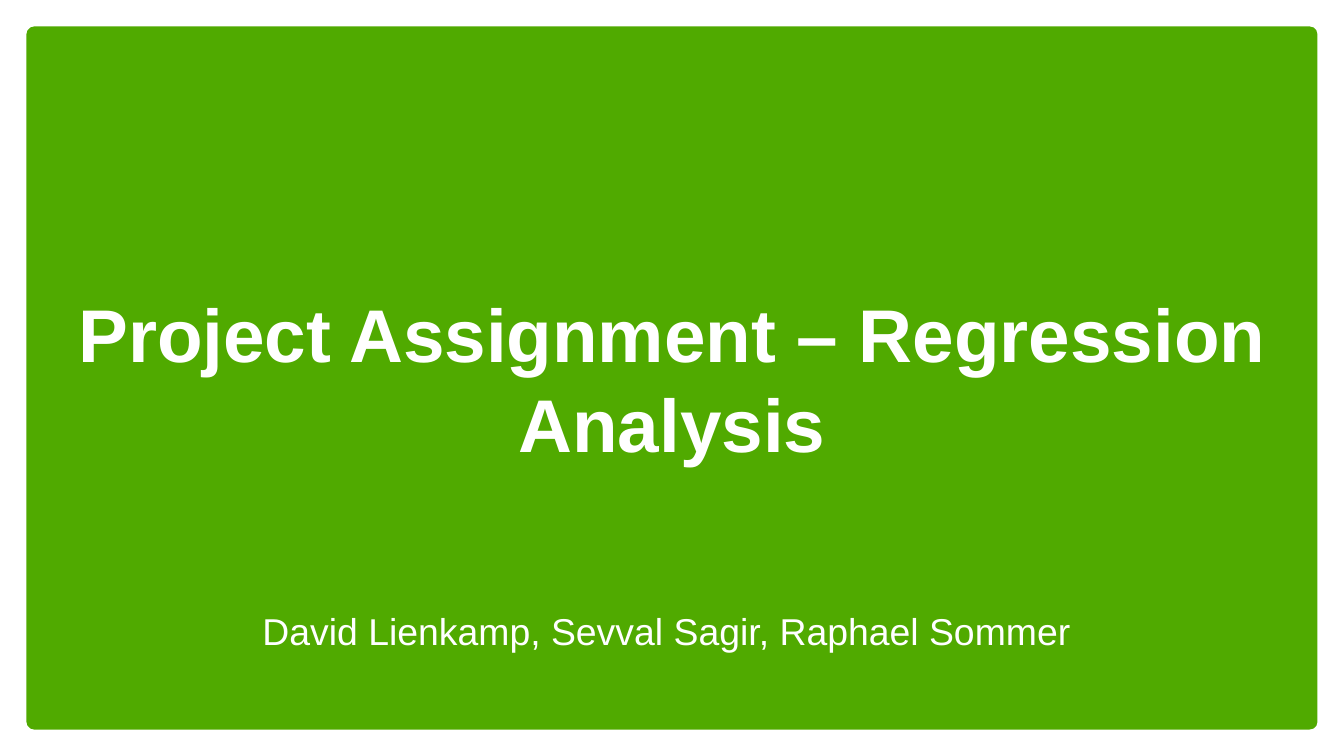
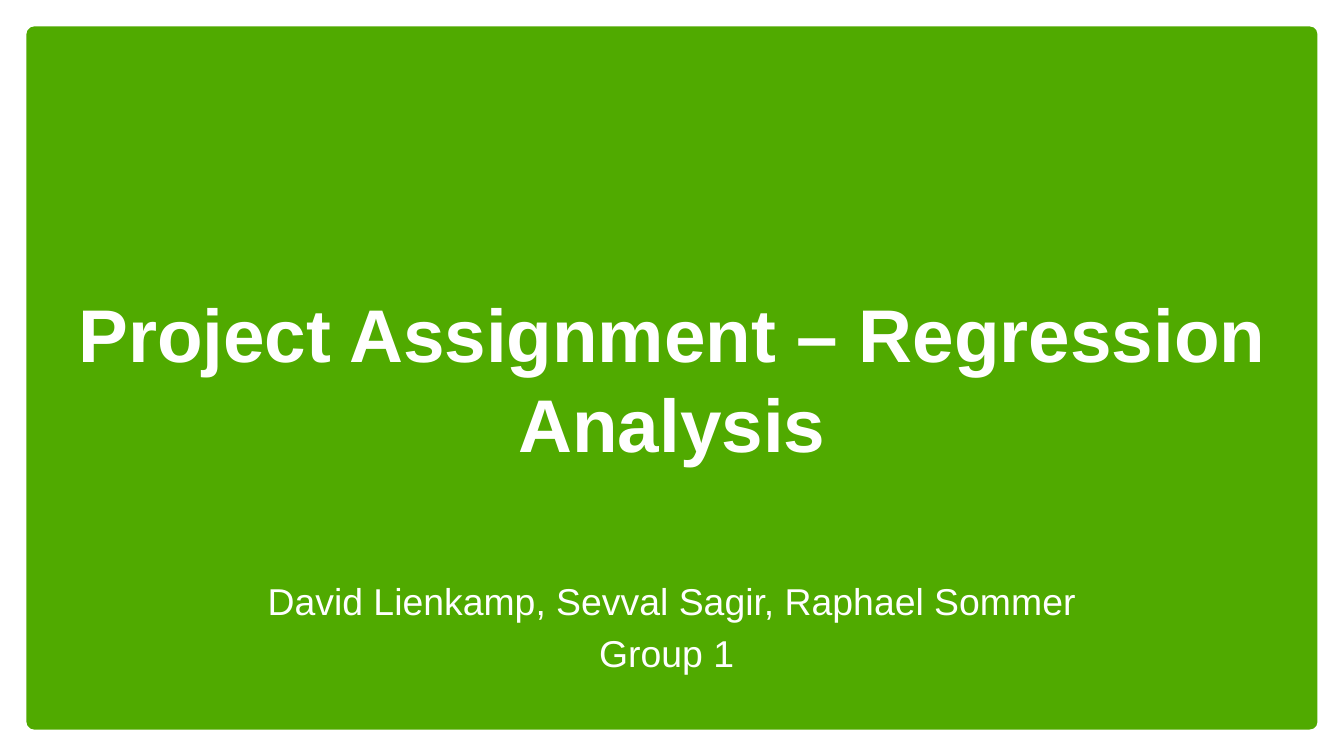
Before and after one commit to sevvalsagir/MA213B-Seminar-2, a slide deck: slide 1 of Project Assignment - Regression Analysis.pptx. Drawn at 1344x756 pixels with LibreOffice and Linux fonts; fonts in the diff are those of the drawing; background and template pictures are left out. Boxes give left, top, right and bottom in pixels: in the first picture for what was removed or moved away, otherwise in the second. Text is boxed around its words. In the diff, an @@ line names an element or a change of style, - is before the commit and + after.

```diff
--- a/Project Assignment - Regression Analysis.pptx
+++ b/Project Assignment - Regression Analysis.pptx
@@ subtitle "David Lienkamp, Sevval Sagir, Raphael ...": place and size @@
-subtitle "David Lienkamp, Sevval Sagir, Raphael ..." at <box>262,618,1070,653</box>
+subtitle "David Lienkamp, Sevval Sagir, Raphael ..." at <box>268,588,1075,675</box>
@@ subtitle at <box>599,641,734,675</box>: paragraph added @@
+Group 1
```
